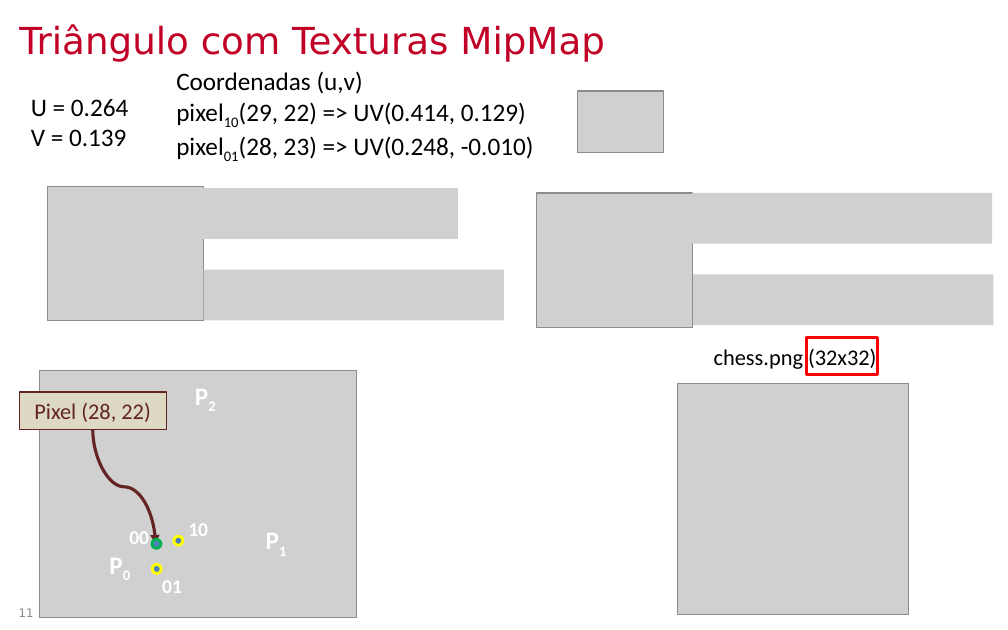
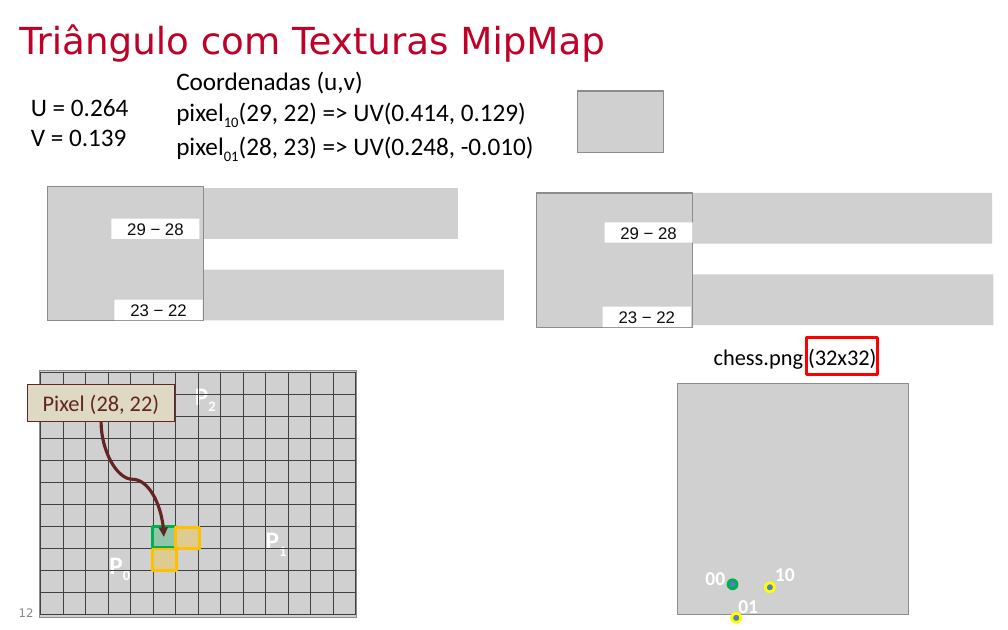
Before and after one commit to lpsoares/ComputacaoGrafica, a slide deck: slide 12 of content/aulas/12-revisao3_interpolacao_mipmap_visibilidade/aula12_revisao3_interpolacao_mipmap_visibilidade.pptx (slide 11 before the commit). Drawn at 1008x630 pixels with LibreOffice and Linux fonts; fonts in the diff are those of the drawing; grey boxes stand for pictures; background and template pictures are left out. Boxes give left, top, right and bottom in pixels: in the first picture for what was removed or moved away, otherwise in the second. Text is boxed around its words. In the diff, an @@ line names an element or a change of style, - is before the commit and + after.

```diff
--- a/content/aulas/12-revisao3_interpolacao_mipmap_visibilidade/aula12_revisao3_interpolacao_mipmap_visibilidade.pptx
+++ b/content/aulas/12-revisao3_interpolacao_mipmap_visibilidade/aula12_revisao3_interpolacao_mipmap_visibilidade.pptx
@@ rectangle added at (x1=112, y1=219, x2=200, y2=239), fill #FFFFFF, 12 pt, text #0D0D0D @@
+29 − 28
@@ rectangle added at (x1=605, y1=223, x2=692, y2=243), fill #FFFFFF, 12 pt, text #0D0D0D @@
+29 − 28
@@ rectangle added at (x1=115, y1=299, x2=203, y2=320), fill #FFFFFF, 12 pt, text #0D0D0D @@
+23 − 22
@@ rectangle added at (x1=603, y1=306, x2=690, y2=327), fill #FFFFFF, 12 pt, text #0D0D0D @@
+23 − 22
@@ rectangle "Pixel (28, 22)" moved from (x1=19, y1=392, x2=166, y2=429) to (x1=27, y1=384, x2=174, y2=421) @@
@@ table added at (x1=40, y1=372, x2=351, y2=615), 11 rows, 14 columns @@
+ |  |  |  |  |  |  |  |  |  |  |  |  | 
+ |  |  |  |  |  |  |  |  |  |  |  |  | 
+ |  |  |  |  |  |  |  |  |  |  |  |  | 
+ |  |  |  |  |  |  |  |  |  |  |  |  | 
+ |  |  |  |  |  |  |  |  |  |  |  |  | 
+ |  |  |  |  |  |  |  |  |  |  |  |  | 
+ |  |  |  |  |  |  |  |  |  |  |  |  | 
+ |  |  |  |  |  |  |  |  |  |  |  |  | 
+ |  |  |  |  |  |  |  |  |  |  |  |  | 
+ |  |  |  |  |  |  |  |  |  |  |  |  | 
+ |  |  |  |  |  |  |  |  |  |  |  |  | 
@@ curved arrow moved from (93, 429) - (155, 544) to (101, 421) - (163, 537) @@
@@ rectangle added at (x1=152, y1=526, x2=175, y2=547), fill #00B050 at 30% opacity, outline #00B050 2 pt @@
@@ rectangle added at (x1=175, y1=527, x2=199, y2=548), fill #FFC000 at 30% opacity, outline #FFC000 2 pt @@
@@ rectangle added at (x1=152, y1=549, x2=175, y2=571), fill #FFC000 at 30% opacity, outline #FFC000 2 pt @@
@@ text "00" moved from (x1=129, y1=532, x2=149, y2=544) to (x1=705, y1=573, x2=725, y2=585) @@
@@ text "10" rewrapped from (x1=188, y1=524, x2=208, y2=536) to (x1=775, y1=569, x2=795, y2=587) @@
@@ ellipse moved from (x1=152, y1=539, x2=161, y2=548) to (x1=728, y1=580, x2=737, y2=589) @@
@@ text "01" rewrapped from (x1=162, y1=581, x2=182, y2=593) to (x1=738, y1=601, x2=758, y2=619) @@
@@ ellipse moved from (x1=173, y1=536, x2=182, y2=545) to (x1=765, y1=583, x2=774, y2=592) @@
@@ page number at (x1=19, y1=608, x2=34, y2=617): text changed @@
-11
+12
@@ ellipse moved from (x1=152, y1=564, x2=161, y2=574) to (x1=732, y1=613, x2=741, y2=622) @@
```
Also in this commit, not shown: 10 other slides changed, 1 slide added.
